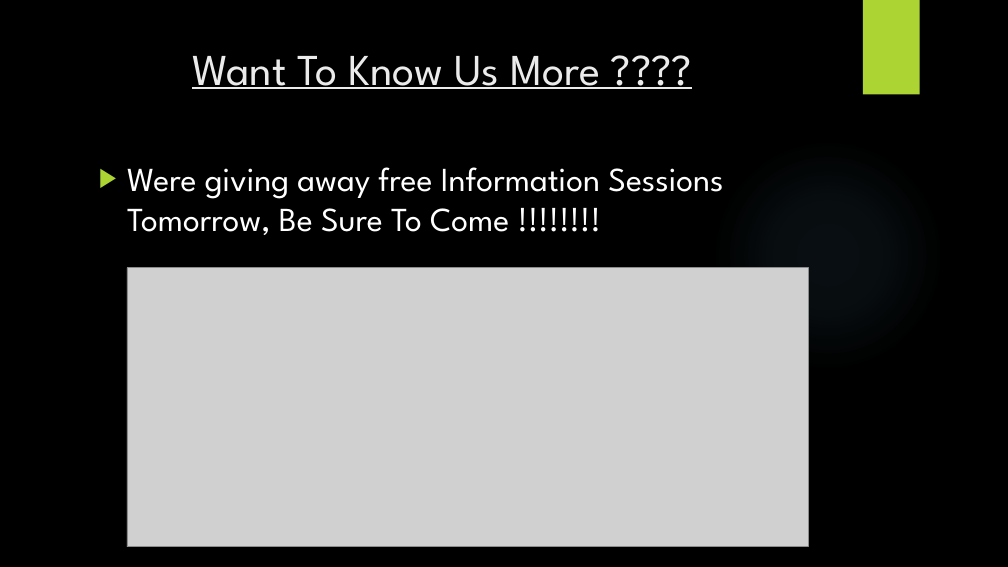
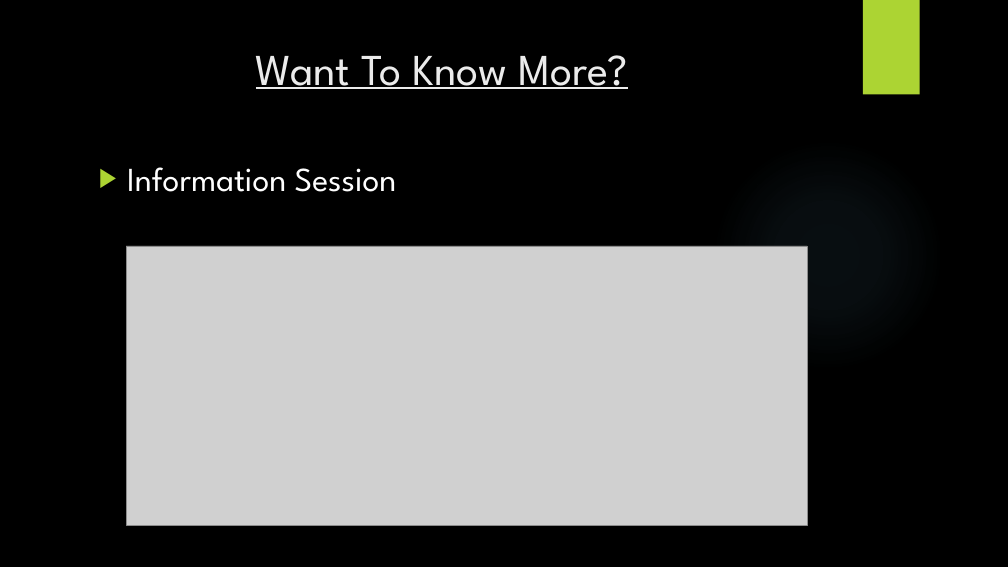
Before and after one commit to SAIT-OOSD-Team4/Group-Project, a slide deck: slide 19 of km3/KM3.pptx (slide 15 before the commit). Drawn at 1008x567 pixels with LibreOffice and Linux fonts; fonts in the diff are those of the drawing; grey boxes stand for pictures; background and template pictures are left out. Boxes give left, top, right and bottom in pixels: in the first picture for what was removed or moved away, otherwise in the second. Text is boxed around its words. In the diff, an @@ line names an element or a change of style, - is before the commit and + after.

```diff
--- a/km3/KM3.pptx
+++ b/km3/KM3.pptx
@@ title at [256, 55, 628, 89]: text changed @@
-Want To Know Us More ????
+Want To Know More?
@@ text at [127, 167, 397, 192]: text changed @@
-▶ Were giving away free Information Sessions Tomorrow, Be Sure To Come !!!!!!!!
+▶ Information Session
@@ picture: place and size @@
-picture at [127, 268, 808, 547]
+picture at [126, 246, 808, 525]
```
Also in this commit, not shown: 3 other slides changed, 6 slides added, 2 slides removed.
